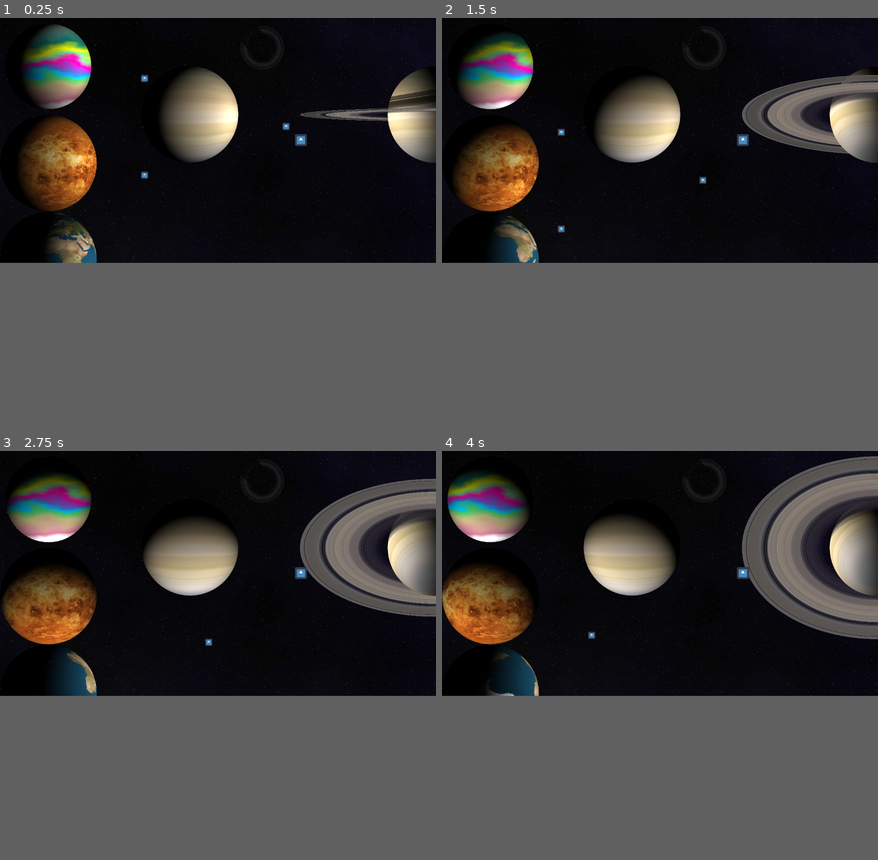
Above: before the commit, frames 1-4 (two rows, left to right).
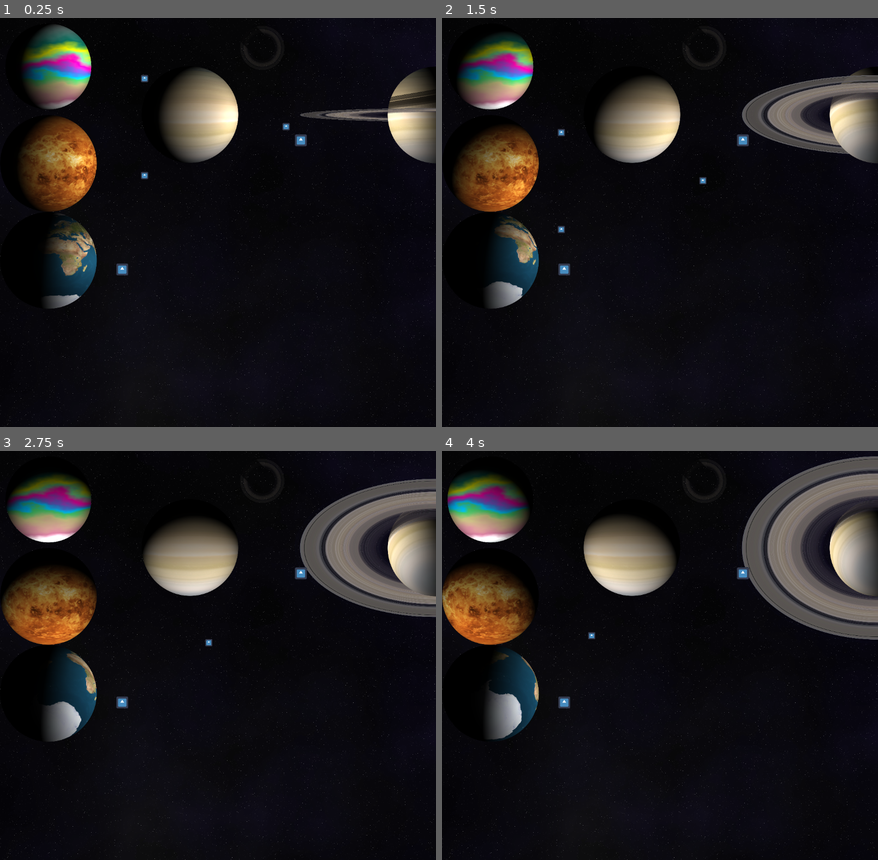
Above: after the commit, the same moments.

Repository: JohnMeadow1/Enterprise-space-shaders
Game: Godot game, scene res://main.tscn
Two runs of this game, one before a commit and one after it. Both use one fixed random seed, a clock stepped at 60 frames per second and the inputs below. The project has no main scene, so this scene is started directly. The engine's default icon, where the game draws it, is replaced by a stand-in: a white triangle on a blue panel in a dark square.
Inputs:
- Up to frame 1 (0.25 s): no input
- Up to frame 2 (1.5 s): no input
- Up to frame 3 (2.75 s): no input
- Up to frame 4 (4 s): no input
In our replay, the window is 799x449 before the commit and 799x750 after it. These sizes can differ from the game's own. Grey fills any space a smaller window leaves; there, only what the larger window draws over its background counts as a difference.

The runs differ from the first frame. In frame 1, 1.5% of the frame differs, in the area x 0-100%, y 11-100%; in frame 2, 1.6%; in frame 3, 1.6%; in frame 4, 1.7%, in the area x 0-100%, y 13-100%.
Error in both runs: Invalid access to property or key 'material' on a base object of type 'Nil'. (res://scenes/PlanetTiltable.gd:37)

Commit message:
window resize

Diff:
--- a/source/project.godot
+++ b/source/project.godot
@@ -13,3 +13,4 @@
 config/name="Enterprise game shaders"
 config/features=PackedStringArray("4.2", "Forward Plus")
 config/icon="res://icon.svg"
+window/size/viewport_height=1080
